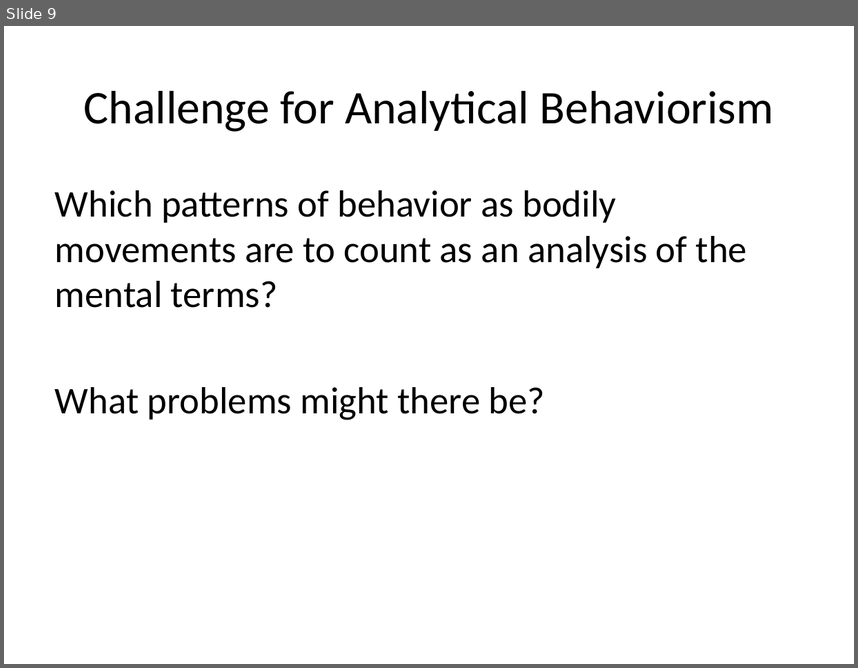
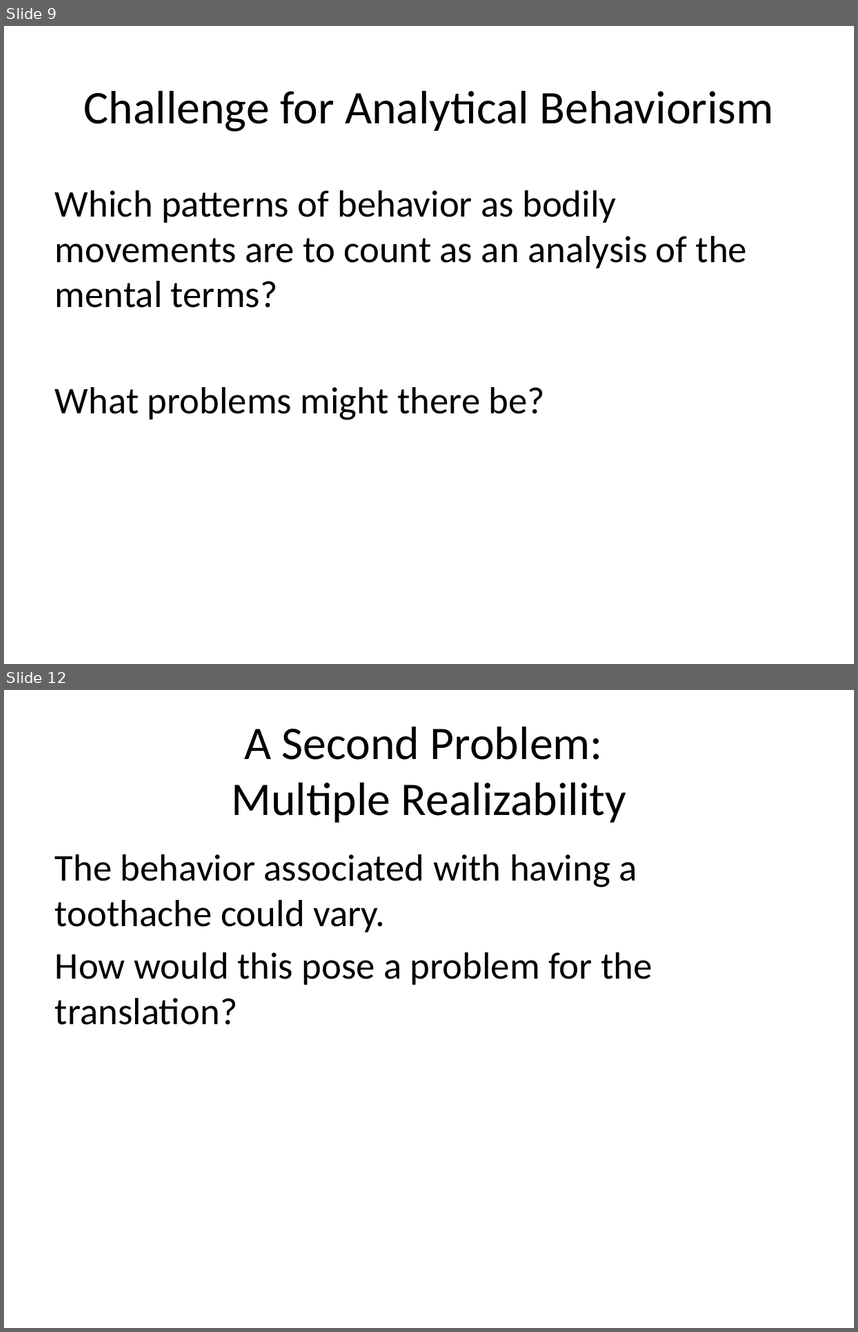
Before and after one commit to Ediblelnk/Kutztown-MSC, a slide deck: PHI241-philosophy-of-the-mind/lecture-slides/Behaviorism.pptx. Shown one above the other, each under a label of ours: slide 9 before the commit, slides 9 and 12 after it; the slides between them are not shown. The pictures are 858x668 and 858x1332 pixels, drawn with LibreOffice and Linux fonts; fonts in the diff are those of the drawing. Boxes give left, top, right and bottom in pixels: in the first picture for what was removed or moved away, otherwise in the second. Text is boxed around its words. In the diff, an @@ line names an element or a change of style, - is before the commit and + after.

```diff
--- a/PHI241-philosophy-of-the-mind/lecture-slides/Behaviorism.pptx
+++ b/PHI241-philosophy-of-the-mind/lecture-slides/Behaviorism.pptx
@@ slide 12 added at (x1=4, y1=690, x2=854, y2=1328), background #FFFFFF @@
@@ title added at (x1=231, y1=727, x2=626, y2=822), 39.6 pt, text #000000 @@
+A Second Problem:
+Multiple Realizability
@@ text added at (x1=55, y1=854, x2=652, y2=1025), 32 pt, text #000000 @@
+The behavior associated with having a toothache could vary.
+How would this pose a problem for the translation?
```
Also in this commit, not shown: 2 slides changed, 10 other slides added, 2 other files.
